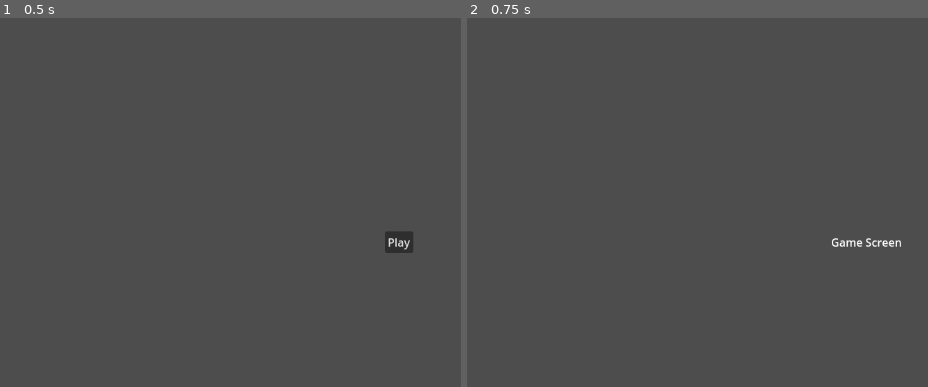
Above: before the commit, frames 1-2 (left to right).
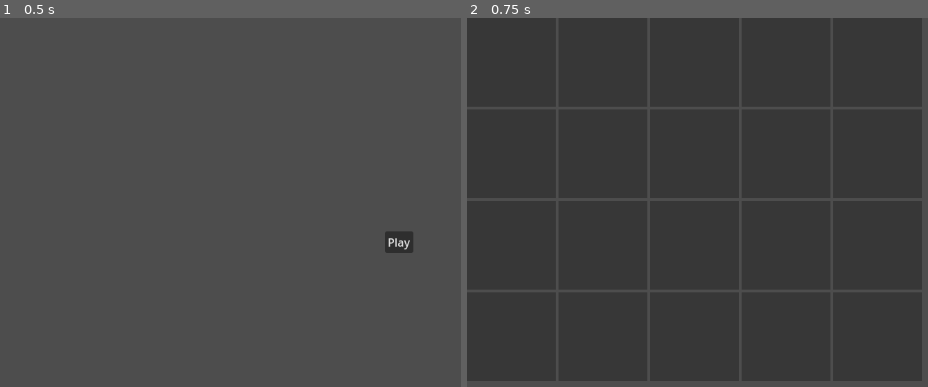
Above: after the commit, the same moments.

Repository: evian-christ/hian-godot-port
Game: Godot game, scene res://MainMenu.tscn
Same seed, same stepped clock (60 frames per second), same inputs: the game is played once before the commit and once after it.
Inputs:
- Up to frame 1 (0.5 s): no input
- Up to frame 2 (0.75 s): click "Play" at 0.5 s

Frame 1 is identical in both runs. In frame 2, 0.2% of the frame differs, in the area x 79-95%, y 59-63%.

Commit message:
feat: Implement 5x4 game board generation

Diff:
--- /dev/null
+++ b/hian/Game.gd
@@ -0,0 +1,15 @@
+extends Node2D
+
+const SLOT_SCENE = preload("res://Slot.tscn")
+const BOARD_WIDTH = 5
+const BOARD_HEIGHT = 4
+
+@onready var game_board = $GameBoard
+
+func _ready():
+	generate_board()
+
+func generate_board():
+	for i in range(BOARD_WIDTH * BOARD_HEIGHT):
+		var new_slot = SLOT_SCENE.instantiate()
+		game_board.add_child(new_slot)
--- a/hian/Game.tscn
+++ b/hian/Game.tscn
@@ -1,16 +1,9 @@
-[gd_scene load_steps=0 format=3 uid="uid://dw5ix1b0j1tcv"]
+[gd_scene load_steps=2 format=3 uid="uid://dw5ix1b0j1tcv"]
+
+[ext_resource type="Script" path="res://Game.gd" id="1_abcde"]
 
 [node name="Game" type="Node2D"]
+script = ExtResource("1_abcde")
 
-[node name="CenterContainer" type="CenterContainer" parent="."]
-anchors_preset = 15
-anchor_right = 1.0
-anchor_bottom = 1.0
-offset_right = 1152.0
-offset_bottom = 648.0
-grow_horizontal = 2
-grow_vertical = 2
-
-[node name="Label" type="Label" parent="CenterContainer"]
-layout_mode = 2
-text = "Game Screen"
+[node name="GameBoard" type="GridContainer" parent="."]
+columns = 5
--- /dev/null
+++ b/hian/Slot.gd
@@ -0,0 +1,9 @@
+extends ColorRect
+
+# 나중에 이 스크립트는 다음과 같은 것들을 처리합니다:
+# - 슬롯에 배치된 심볼 데이터 저장
+# - 마우스 클릭 또는 드래그 앤 드롭 이벤트 처리
+# - 상태에 따른 외형 변경 (예: 하이라이트)
+
+func _ready():
+	pass
--- /dev/null
+++ b/hian/Slot.tscn
@@ -0,0 +1,8 @@
+[gd_scene load_steps=2 format=3 uid="uid://c2g0m6g3g8v8x"]
+
+[ext_resource type="Script" path="res://Slot.gd" id="1_v4y7m"]
+
+[node name="Slot" type="ColorRect"]
+custom_minimum_size = Vector2(128, 128)
+color = Color(0.215686, 0.215686, 0.215686, 1)
+script = ExtResource("1_v4y7m")
Not shown, added: hian/Game.gd.uid
Not shown, added: hian/Slot.gd.uid
